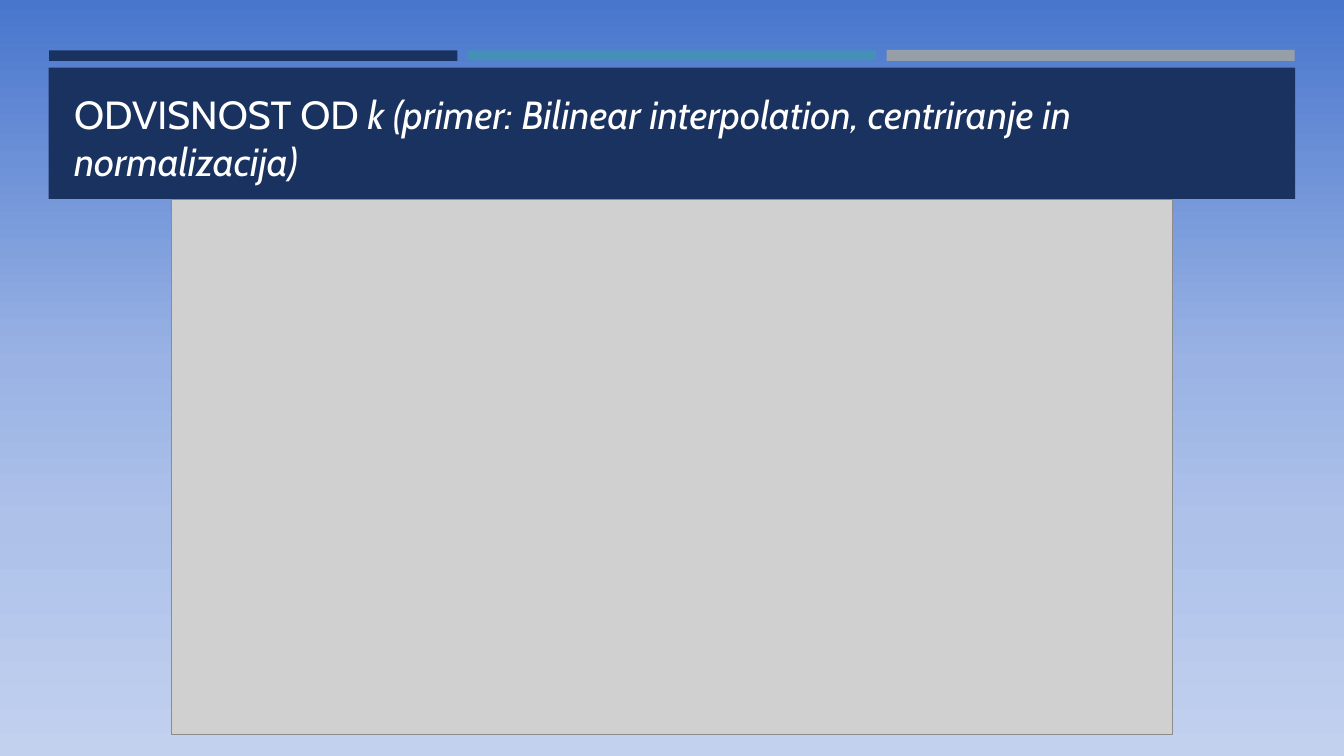
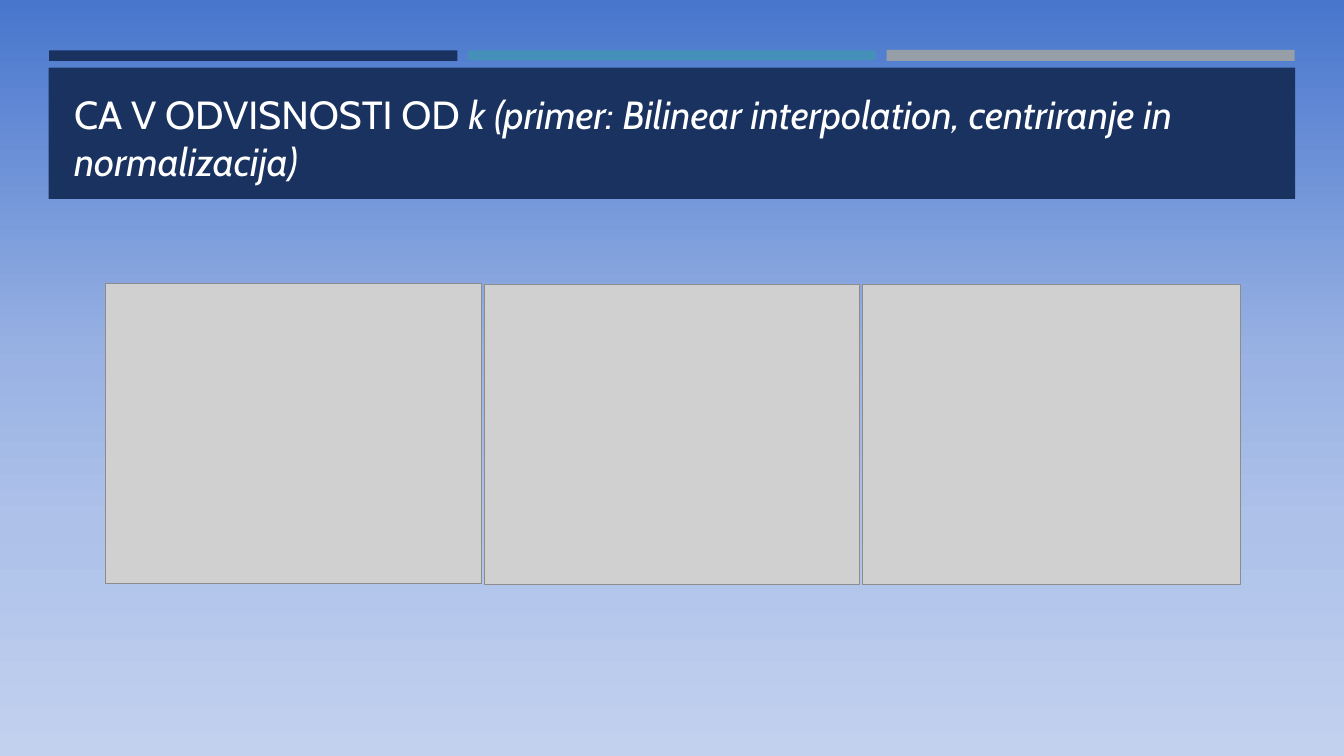
Before and after one commit to KalcMatej99/MM-Project, a slide deck: slide 7 of Prepoznavanje ročno napisanih števk.pptx. Drawn at 1344x756 pixels with LibreOffice and Linux fonts; fonts in the diff are those of the drawing; grey boxes stand for pictures. Boxes give left, top, right and bottom in pixels: in the first picture for what was removed or moved away, otherwise in the second. Text is boxed around its words. In the diff, an @@ line names an element or a change of style, - is before the commit and + after.

```diff
--- a/Prepoznavanje ročno napisanih števk.pptx
+++ b/Prepoznavanje ročno napisanih števk.pptx
@@ title at (x1=74, y1=99, x2=1172, y2=185): text changed @@
-ODVISNOST OD k (primer: Bilinear interpolation, centriranje in normalizacija)
+CA V ODVISNOSTI OD k (primer: Bilinear interpolation, centriranje in normalizacija)
@@ picture removed at (x1=171, y1=200, x2=1174, y2=734) @@
@@ picture added at (x1=106, y1=283, x2=482, y2=584) @@
@@ picture added at (x1=485, y1=284, x2=860, y2=585) @@
@@ picture added at (x1=863, y1=284, x2=1241, y2=585) @@
```
Also in this commit, not shown: 3 other slides changed, 1 slide added.
